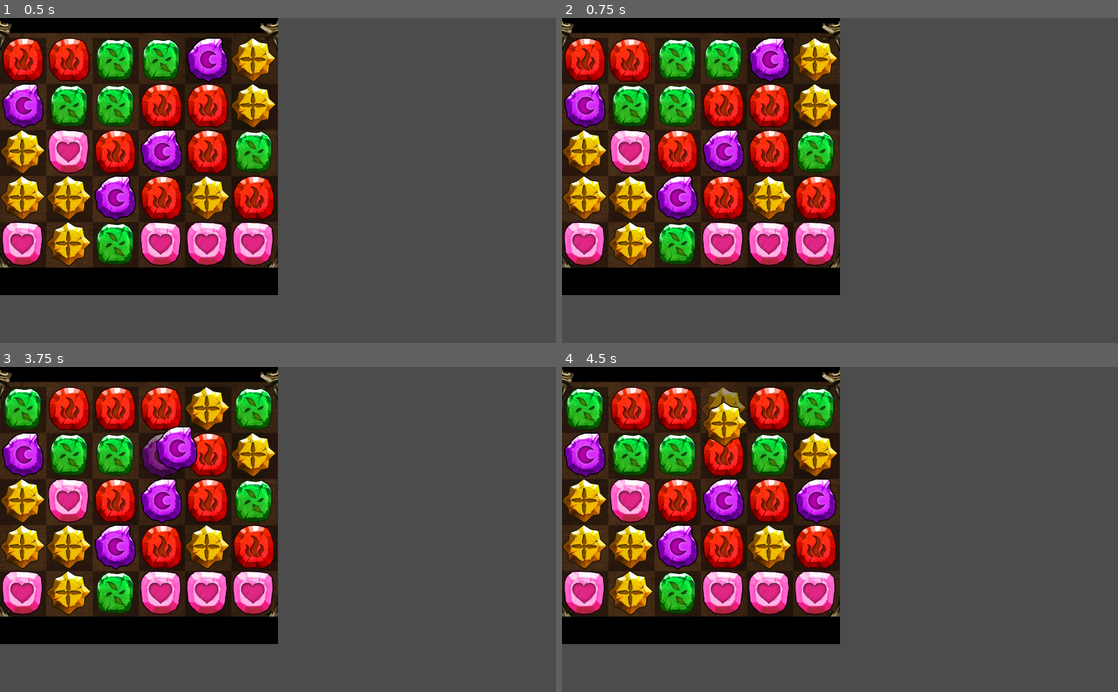
Above: before the commit, frames 1-4 (two rows, left to right).
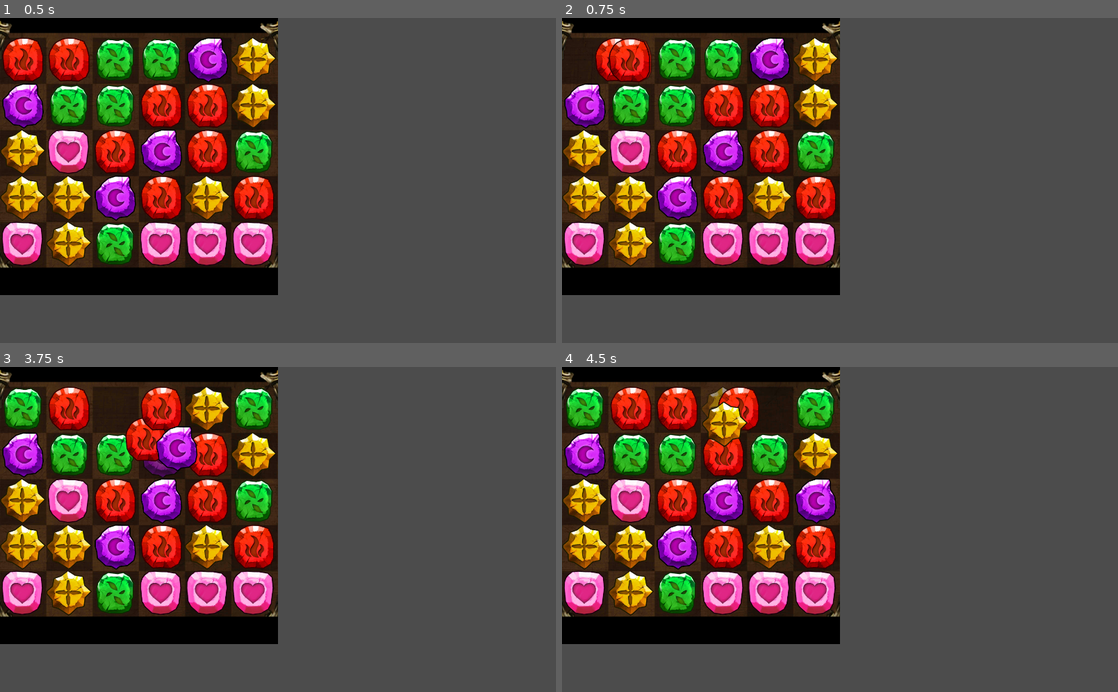
Above: after the commit, the same moments.

Repository: costoxff/TOS_simulator
Game: Godot game, scene res://sence/Main.tscn
The game is run twice, just before and just after one commit, with the same random seed, the same clock (stepped at 60 frames per second) and the same inputs.
Inputs (mouse positions are in pixels of both pictures, inside the frame that each line leads up to):
- Up to frame 1 (0.5 s): no input
- Up to frame 2 (0.75 s): tap Enter at 0.5 s; drag from (584, 60) to (723, 60) at 0.52 s
- Up to frame 3 (3.75 s): drag from (22, 409) to (205, 409) at 1.27 s; move the mouse to (22, 409) at 2.02 s; click (22, 409) at 2.17 s; tap Space at 2.75 s; drag from (66, 409) to (255, 409) at 2.77 s; drag from (116, 409) to (305, 529) at 3.52 s
- Up to frame 4 (4.5 s): drag from (767, 409) to (628, 454) at 4.27 s

Frame 1 is identical in both runs. In frame 2, 1.0% of the frame differs, in the area x 0-11%, y 5-20%; in frame 3, 1.4%, in the area x 17-30%, y 5-30%; in frame 4, 1.2%.

Commit message:
gem swap  anination
1. I used Tween node to implement gem swap animation, quite simple.

Diff:
--- a/sence/Main.gd
+++ b/sence/Main.gd
@@ -2,10 +2,11 @@
 
 var gem_tscn = load("res://sence/gem.tscn")
 var Matric2D = load("res://src/Matric2D.gd")
+var gem_matric2D = Matric2D.new(5, 6, gem_tscn)
 
 # variable
-var gem_matric2D = null
 var tile_size = 85
+
 
 # function
 func fake_gem_display(gem, display: bool):
@@ -16,15 +17,16 @@
 	else:
 		$TileMap.set_cell(col, row, -1)
 
+func swap2ele(ele1, ele2):
+	return [ele2, ele1]
+
 
 # Called when the node enters the scene tree for the first time.
 func _init():
-	print()
+	pass
 
 func _ready():
 	randomize()
-
-	gem_matric2D = Matric2D.new(5, 6, gem_tscn)
 
 	for row in range(5):
 		for col in range(6):
@@ -41,7 +43,6 @@
 			add_child(gem)
 
 
-# Called every frame. 'delta' is the elapsed time since the previous frame.
 func _process(delta):
 	pass
 
@@ -76,13 +77,23 @@
 	var col_c = gem_contact.last_info["tile_pos"][1]
 	gem_matric2D.swap_ele([row_h, col_h], [row_c, col_c])
 
-	var tile_pos_tmp = gem_hold.last_info["tile_pos"]
-	gem_hold.last_info["tile_pos"] = gem_contact.last_info["tile_pos"]
-	gem_contact.last_info["tile_pos"] = tile_pos_tmp
 
-	var pos_tmp = gem_hold.last_info["pos"]
-	gem_hold.last_info["pos"] = gem_contact.last_info["pos"]
-	gem_contact.last_info["pos"] = pos_tmp
+	var tmp_list = null
+	tmp_list = swap2ele(gem_hold.last_info["tile_pos"],
+						gem_contact.last_info["tile_pos"])
+	gem_hold.last_info["tile_pos"] = tmp_list[0]
+	gem_contact.last_info["tile_pos"] = tmp_list[1]
 
-	gem_contact.position = gem_contact.last_info["pos"]
+	tmp_list = swap2ele(gem_hold.last_info["pos"],
+						gem_contact.last_info["pos"])
+	gem_hold.last_info["pos"] = tmp_list[0]
+	gem_contact.last_info["pos"] = tmp_list[1]
+
+	$Tween.interpolate_property(gem_contact,
+								"position",
+								gem_contact.position,
+								gem_contact.last_info["pos"],
+								0.05)
+	$Tween.start()
+#	gem_contact.position = gem_contact.last_info["pos"]
 	fake_gem_display(gem_hold, true)
--- a/sence/Main.tscn
+++ b/sence/Main.tscn
@@ -107,3 +107,5 @@
 cell_custom_transform = Transform2D( 85, 0, 0, 85, 0, 0 )
 format = 1
 script = ExtResource( 4 )
+
+[node name="Tween" type="Tween" parent="."]
